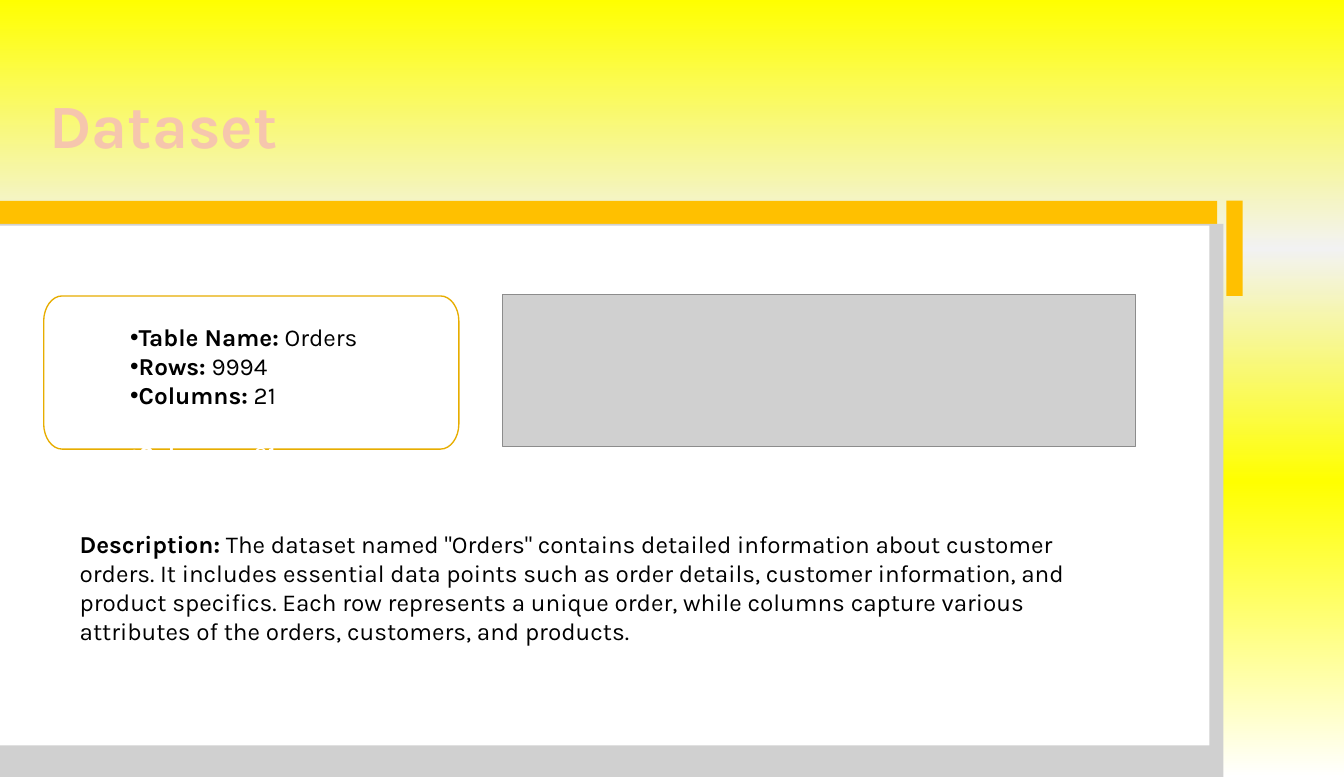
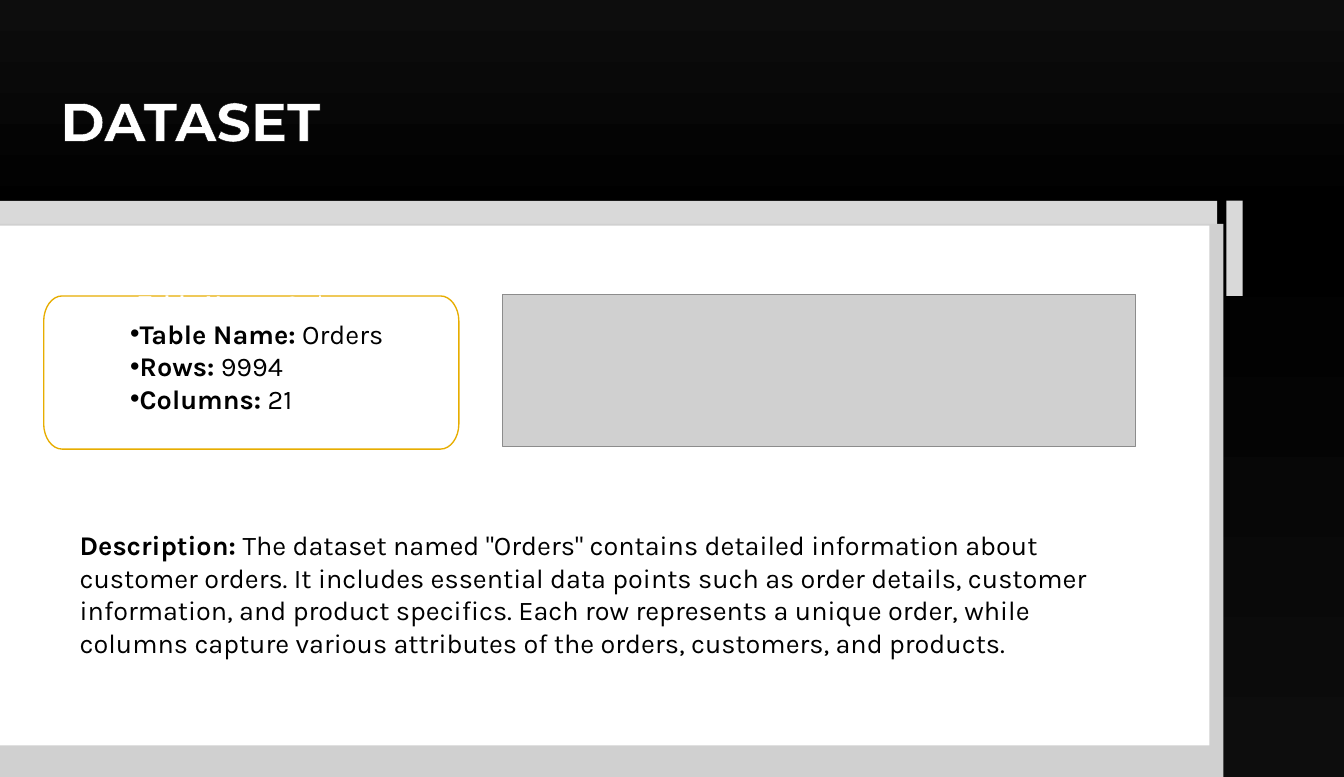
Before and after one commit to jasnoorvirk26/SuperstoreSalesAnalysis, a slide deck: slide 5 of Superstore-Analysis-Presentation.pptx. Drawn at 1344x777 pixels with LibreOffice and Linux fonts; fonts in the diff are those of the drawing; grey boxes stand for pictures. Boxes give left, top, right and bottom in pixels: in the first picture for what was removed or moved away, otherwise in the second. Text is boxed around its words. In the diff, an @@ line names an element or a change of style, - is before the commit and + after.

```diff
--- a/Superstore-Analysis-Presentation.pptx
+++ b/Superstore-Analysis-Presentation.pptx
@@ background gradient #FFFF00 to #F2F2F2 to #FFFFFF to gradient #0D0D0D to #000000 @@
@@ title added at box(60, 103, 320, 142), 40 pt, text #FFFFFF, bold @@
+DATASET
@@ freeform shape at box(0, 201, 1218, 296): fill #FFC000 to #D9D9D9 @@
@@ freeform shape at box(1226, 201, 1243, 296): fill #FFC000 to #D9D9D9 @@
@@ text at box(140, 325, 383, 410): size 18 to 20 pt in "Table Name: Orders", "Rows: 9994", "Columns: 21" @@
@@ text "Description: The dataset named "Orders" ..." at box(80, 536, 1086, 659): size 18 to 20 pt @@
```
Also in this commit, not shown: 14 other slides changed.
